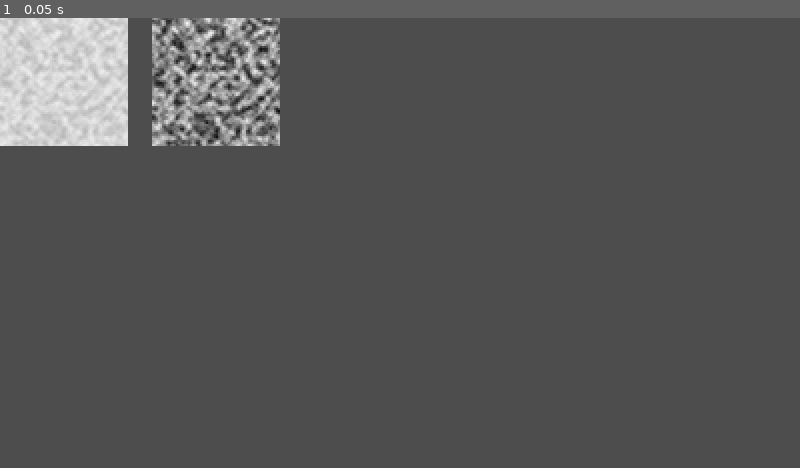
Above: before the commit, frame 1.
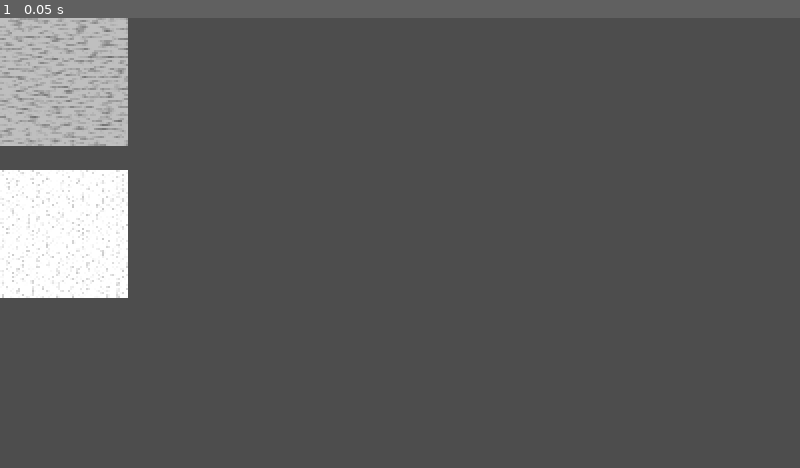
Above: after the commit, the same moment.

Repository: Arbooz0/NewTreasureMaps
Game: Godot game, scene res://scene/noise_generator/noise_generator.tscn
Two runs of this game, one before a commit and one after it. Both use one fixed random seed, a clock stepped at 60 frames per second and the inputs below. This scene is started directly instead of the project's main scene.
Inputs:
- Up to frame 1 (0.05 s): no input

The runs differ from the first frame. In frame 1, 11% of the frame differs, in the area x 0-35%, y 0-63%.

Commit message:
Add noise to map

Diff:
--- a/GodotModelGenerator/scene/noise_generator/noise_generator.gd
+++ b/GodotModelGenerator/scene/noise_generator/noise_generator.gd
@@ -2,66 +2,53 @@
 extends Control
 
 
-const SAVE_PATH = "res://noise/noise.png"
-const COPY_TO: String = "/common/src/main/resources/assets/new_treasure_maps/textures/noise.png"
+const SAVE_PATH = "res://noise/"
+const COPY_TO: String = "/common/src/main/resources/assets/new_treasure_maps/textures/"
 
 
 @export_tool_button("Update") var _update = update
 
 
-var temp: Array
+@onready var result_nodes: Array[TextureRect] = [%Result, %Result2]
+var temp: Array[ImageTexture]
 
 
 
 func _notification(what: int) -> void:
 	if what == NOTIFICATION_EDITOR_PRE_SAVE:
-		temp.resize(2)
-		temp[0] = $HBox/BorderResult.texture
-		temp[1] = $HBox/Result.texture
-		$HBox/BorderResult.texture = null
-		$HBox/Result.texture = null
-		print("PRE SAVE")
+		temp.clear()
+		for t: TextureRect in result_nodes:
+			temp.append(t.texture)
+			t.texture = null
 	elif what == NOTIFICATION_EDITOR_POST_SAVE:
-		$HBox/BorderResult.texture = temp[0]
-		$HBox/Result.texture = temp[1]
+		for i in result_nodes.size():
+			result_nodes[i].texture = temp[i]
 		temp.clear()
-		print("POST SAVE")
 
 
 
 
 func update():
-	var img: Image = Image.create_empty(256, 256, false, Image.FORMAT_RGBA8)
-	var img_border: Image = Image.create_empty(256, 256, false, Image.FORMAT_RGBA8)
-	var img_noise: Image = $HBox/Noise.texture.get_image()
-	var img_noise_border: Image = $HBox/NoiseBorder.texture.get_image()
+	edit(%Noise.texture.get_image(), %Result, "noise_transparency")
+	edit(%Noise2.texture.get_image(), %Result2, "noise_blackout")
 
-	for y in 256:
-		for x in 256:
-			var v: float = img_noise_border.get_pixel(x, y).r
-			var d: float = Vector2(128, 128).distance_to(Vector2(x, y)) * 0.75
-			d = max(absi(x - 128), absi(y - 128), d)
-			d = min((128 - d) / 20.0, 1)
-			v *= d
-			v += d
-			v = clampf(v, 0, 1)
-			img_border.set_pixel(x, y, Color(v, v, v))
 
-	for y in 256:
-		for x in 256:
-			img.set_pixel(x, y, img_noise.get_pixel(x, y) * img_border.get_pixel(x, y))
 
-	$HBox/BorderResult.texture = ImageTexture.create_from_image(img_border)
-	$HBox/Result.texture = ImageTexture.create_from_image(img)
 
-	var err: int = img.save_png(SAVE_PATH)
+func edit(img: Image, result_node: TextureRect, name: String):
+	img.resize(256, 256, Image.INTERPOLATE_LANCZOS)
+
+	result_node.texture = ImageTexture.create_from_image(img)
+
+	var save_path: String = SAVE_PATH + name + ".png"
+	var err: int = img.save_png(save_path)
 	if err != OK:
 		printerr("error save: " + error_string(err))
 		return
 
 	var path_to: String = ProjectSettings.globalize_path("res://").get_base_dir().get_base_dir()
-	path_to += COPY_TO
+	path_to += COPY_TO + name + ".png"
 
-	err = DirAccess.copy_absolute(SAVE_PATH, path_to)
+	err = DirAccess.copy_absolute(save_path, path_to)
 	if err != OK:
 		printerr("Error copy: " + error_string(err))
--- a/GodotModelGenerator/scene/noise_generator/noise_generator.tscn
+++ b/GodotModelGenerator/scene/noise_generator/noise_generator.tscn
@@ -3,27 +3,35 @@
 [ext_resource type="Script" uid="uid://cyo7qj1qaovt" path="res://scene/noise_generator/noise_generator.gd" id="1_itvp7"]
 
 [sub_resource type="Gradient" id="Gradient_qbdty"]
-colors = PackedColorArray(0.7, 0.7, 0.7, 1, 0.95, 0.95, 0.95, 1)
+offsets = PackedFloat32Array(0.1, 0.5)
+colors = PackedColorArray(0.45, 0.45, 0.45, 1, 0.75, 0.75, 0.75, 1)
 
 [sub_resource type="FastNoiseLite" id="FastNoiseLite_8vrlf"]
-noise_type = 4
-frequency = 0.1
-fractal_lacunarity = 1.5
+noise_type = 3
+frequency = 0.04
 
 [sub_resource type="NoiseTexture2D" id="NoiseTexture2D_1vivr"]
 width = 256
-height = 256
+height = 1280
 generate_mipmaps = false
 noise = SubResource("FastNoiseLite_8vrlf")
 color_ramp = SubResource("Gradient_qbdty")
 
 [sub_resource type="Gradient" id="Gradient_itvp7"]
+offsets = PackedFloat32Array(0.2, 0.4)
+colors = PackedColorArray(0.8, 0.8, 0.8, 1, 1, 1, 1, 1)
+
+[sub_resource type="FastNoiseLite" id="FastNoiseLite_itvp7"]
+noise_type = 3
+seed = 1
+frequency = 0.1
+fractal_octaves = 2
 
 [sub_resource type="NoiseTexture2D" id="NoiseTexture2D_kpcyp"]
 width = 256
-height = 256
+height = 1280
 generate_mipmaps = false
-noise = SubResource("FastNoiseLite_8vrlf")
+noise = SubResource("FastNoiseLite_itvp7")
 color_ramp = SubResource("Gradient_itvp7")
 
 [node name="NoiseGenerator" type="Control" unique_id=1671985137]
@@ -35,24 +43,40 @@
 grow_vertical = 2
 script = ExtResource("1_itvp7")
 
-[node name="HBox" type="HBoxContainer" parent="." unique_id=1897920671]
+[node name="VBox" type="VBoxContainer" parent="." unique_id=1976471333]
 layout_mode = 0
 offset_right = 40.0
 offset_bottom = 40.0
 theme_override_constants/separation = 50
 
-[node name="Noise" type="TextureRect" parent="HBox" unique_id=815959050]
+[node name="HBox" type="HBoxContainer" parent="VBox" unique_id=1897920671]
+layout_mode = 2
+theme_override_constants/separation = 50
+
+[node name="Noise" type="TextureRect" parent="VBox/HBox" unique_id=815959050]
+unique_name_in_owner = true
+custom_minimum_size = Vector2(256, 256)
 layout_mode = 2
 texture = SubResource("NoiseTexture2D_1vivr")
+expand_mode = 1
 
-[node name="NoiseBorder" type="TextureRect" parent="HBox" unique_id=1023226763]
-layout_mode = 2
-texture = SubResource("NoiseTexture2D_kpcyp")
-
-[node name="BorderResult" type="TextureRect" parent="HBox" unique_id=921528541]
+[node name="Result" type="TextureRect" parent="VBox/HBox" unique_id=1305809780]
+unique_name_in_owner = true
 custom_minimum_size = Vector2(256, 256)
 layout_mode = 2
 
-[node name="Result" type="TextureRect" parent="HBox" unique_id=1305809780]
+[node name="HBox2" type="HBoxContainer" parent="VBox" unique_id=1108824380]
+layout_mode = 2
+theme_override_constants/separation = 50
+
+[node name="Noise2" type="TextureRect" parent="VBox/HBox2" unique_id=2118838713]
+unique_name_in_owner = true
 custom_minimum_size = Vector2(256, 256)
 layout_mode = 2
+texture = SubResource("NoiseTexture2D_kpcyp")
+expand_mode = 1
+
+[node name="Result2" type="TextureRect" parent="VBox/HBox2" unique_id=412271893]
+unique_name_in_owner = true
+custom_minimum_size = Vector2(256, 256)
+layout_mode = 2
Not shown, changed: .gitignore
Not shown, changed: common/src/main/java/kawun/new_treasure_maps/client/texture/MapTextureManager.java
Not shown, added: common/src/main/resources/assets/new_treasure_maps/textures/mask.png
Not shown, removed: common/src/main/resources/assets/new_treasure_maps/textures/noise.png
Not shown, added: common/src/main/resources/assets/new_treasure_maps/textures/noise_blackout.png
Not shown, added: common/src/main/resources/assets/new_treasure_maps/textures/noise_transparency.png
Not shown, removed: common/src/main/resources/assets/new_treasure_maps/textures/square.png
Not shown, added: common/src/main/resources/assets/new_treasure_maps/textures/square1.png
Not shown, changed: common/src/main/resources/assets/new_treasure_maps/textures/square2.png
